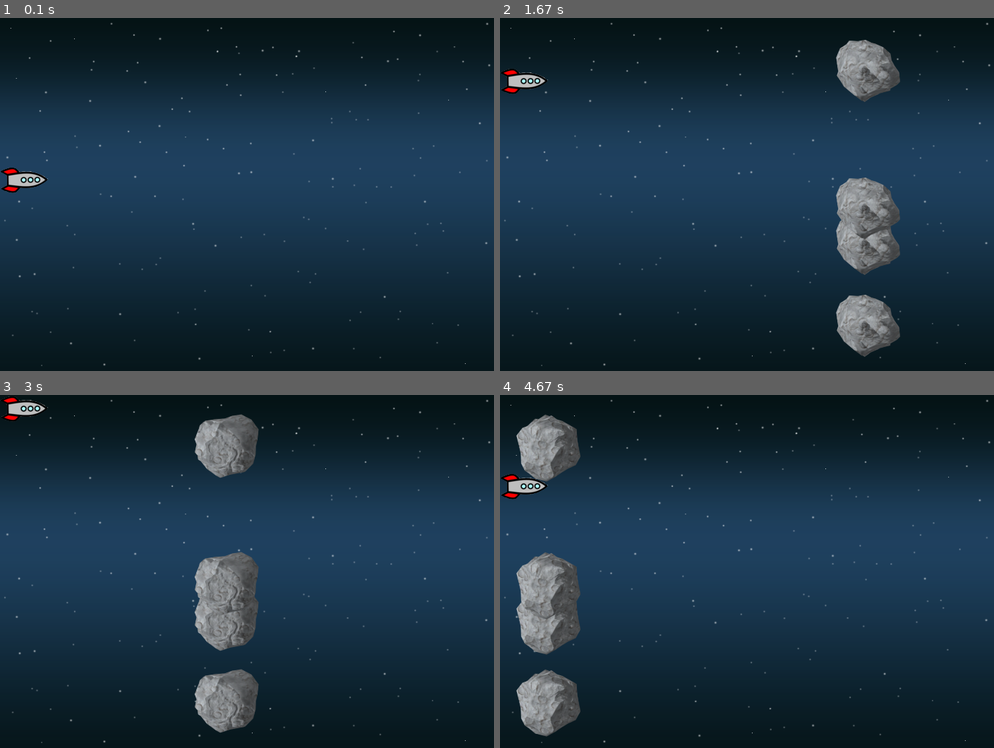
Above: before the commit, frames 1-4 (two rows, left to right).
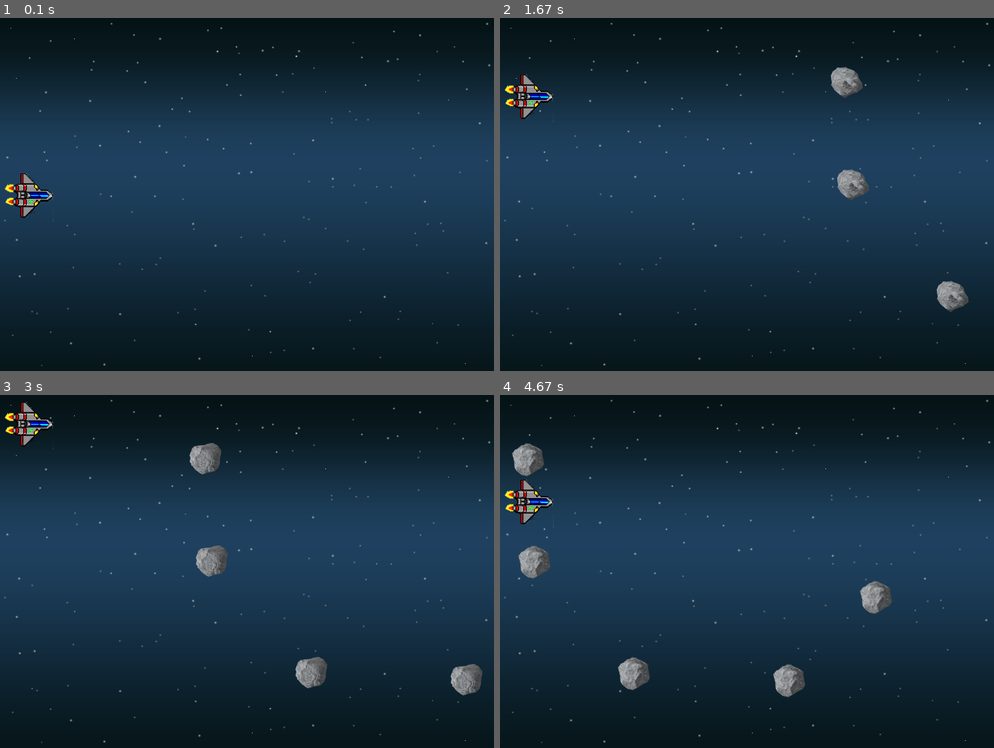
Above: after the commit, the same moments.

Repository: anbreaker/theQuestGamePyGame
Game: pygame game, started from main.py
Two runs of this game, one before a commit and one after it. Both use one fixed random seed, a clock stepped at 60 frames per second and the inputs below.
Inputs:
- Up to frame 1 (0.1 s): no input
- Up to frame 2 (1.67 s): hold Up 0.33-0.8 s; hold Down 0.83-1.13 s; hold Up 1.17-1.53 s; hold Down from 1.57 s (still down)
- Up to frame 3 (3 s): release Down at 1.93 s; hold Up 1.97-2.27 s; hold Down 2.3-2.6 s; hold Up from 2.63 s (still down)
- Up to frame 4 (4.67 s): release Up at 3 s; hold Down 3.03-3.4 s; hold Up 3.43-3.73 s; hold Down 3.77-4.07 s; hold Up 4.1-4.47 s; hold Down from 4.5 s (still down)

The runs differ from the first frame. In frame 1, 0.8% of the frame differs, in the area x 0-100%, y 18-58%; in frame 2, 7.3%; in frame 3, 8.3%; in frame 4, 8.8%, in the area x 0-80%, y 5-97%.

Commit message:
Aparecen asteroides random

Diff:
--- a/asteroides.py
+++ b/asteroides.py
@@ -1,4 +1,5 @@
 import pygame
+from random import choice, randint
 
 # Variables de uso global
 LARGO = 700
@@ -11,8 +12,8 @@
 
     # Constructor de la clase
     def __init__(self,x,y):
-        self.w = 128
-        self.h = 128
+        self.w = 64
+        self.h = 64
         self.velocidad = 5
 
         # Inicializamos el Sprite, (ver pygame.doc)
@@ -44,7 +45,7 @@
 
     # Recortamos los asteroides y los guardamos en una lista
     def load_frames(self):
-        self.sprite_sheet = pygame.image.load('resources/images/asteroides.png').convert_alpha()
+        self.sprite_sheet = pygame.image.load('resources/images/asteroidesMitad.png').convert_alpha()
 
         for fila in range(8):
             y = fila * self.h
@@ -75,7 +76,9 @@
             self.image = self.frames[self.index]
 
             self.rect.x -= self.velocidad
-            if self.rect.x == -120:
-                self.rect.x = 760
+
+            # if self.rect.x == 0:
+                # self.rect.x = 650
+                # self.rect.y = 100
                 # Incremetamos velociadd por cada llegada al final por ver...
                 # self.velocidad += 1
--- a/main.py
+++ b/main.py
@@ -4,6 +4,7 @@
 from random import choice, randint
 from asteroides import *
 from rocket import *
+import time
 
 # Variables de uso global
 
@@ -55,13 +56,14 @@
     # Preguntar como mierda poner esto en la clae asteroides!!!!!!!!
     def crear_asteroides(self):
         self.asteroideGroup.empty()
-        self.allSprites.empty()
         # Creamos la instancia de los Asteroides
-        self.asteroides = []
-        for i in range(4):
-            self.asteroides.append(Asteroides(700, randint(0,372)))
-            self.asteroideGroup.add(self.asteroides[i])
-            self.allSprites.add(self.asteroides[i])
+        self.lista_asteroides = []
+        for i in range(randint(1,11)):
+            self.lista_asteroides.append(Asteroides(randint(700,1200), randint(0,372)))
+
+        self.asteroideGroup.add(self.lista_asteroides)
+        self.allSprites.add(self.lista_asteroides)
+
 
     def game_over(self):
         pygame.quit()
@@ -93,6 +95,8 @@
 
 
     def render(self, dt):
+        # Limpia la pantalla y establece el fondo
+        self.pantalla.blit(self.fondo_pantalla, (0,0))
         # Actualizamos todos los sprite del grupo
         # Hacemos la llamada del metodo update de Sprite
         self.allSprites.update(dt)
@@ -100,12 +104,13 @@
         self.allSprites.draw(self.pantalla)
 
         # Pintar los asteroides
-
+        self.asteroideGroup.update(dt)
 
         # Actualizamos la pantalla con lo dibujado.
-        # self.pantalla.flip()
+        pygame.display.flip()
 
     def main_loop(self):
+        contador = 0
         while True:
             # tiempo_transcurrido
             dt = self.clock.tick(FPS)
@@ -113,19 +118,12 @@
             # Llamamos al broker de eventos
             self.manejar_eventos()
 
-            # Limpia la pantalla y establece el fondo
-            self.pantalla.blit(self.fondo_pantalla, (0,0))
+            if contador == 500:
+                self.crear_asteroides()
+                contador = 0
+            contador += 1
 
-            # Actualizamos y pintamos los grupos de Sprite para mostrarlos en pantalla
-            self.allSprites.update(dt)
-            self.allSprites.draw(self.pantalla)
-
-            # Funcion para pintar la pantalla
             self.render(dt)
-
-            # Actualizamos la pantalla con lo dibujado.
-            pygame.display.flip()
-
 
 if __name__ ==  '__main__':
     pygame.init()
Binary file added: resources/images/asteroidesMitad.png
Binary file removed: resources/images/ball.png
Binary file removed: resources/images/meteor.png
Binary file changed: resources/images/rocket.png
Binary file added: resources/images/rocket_.png
Binary file added: resources/images/rocket_explosion.png
